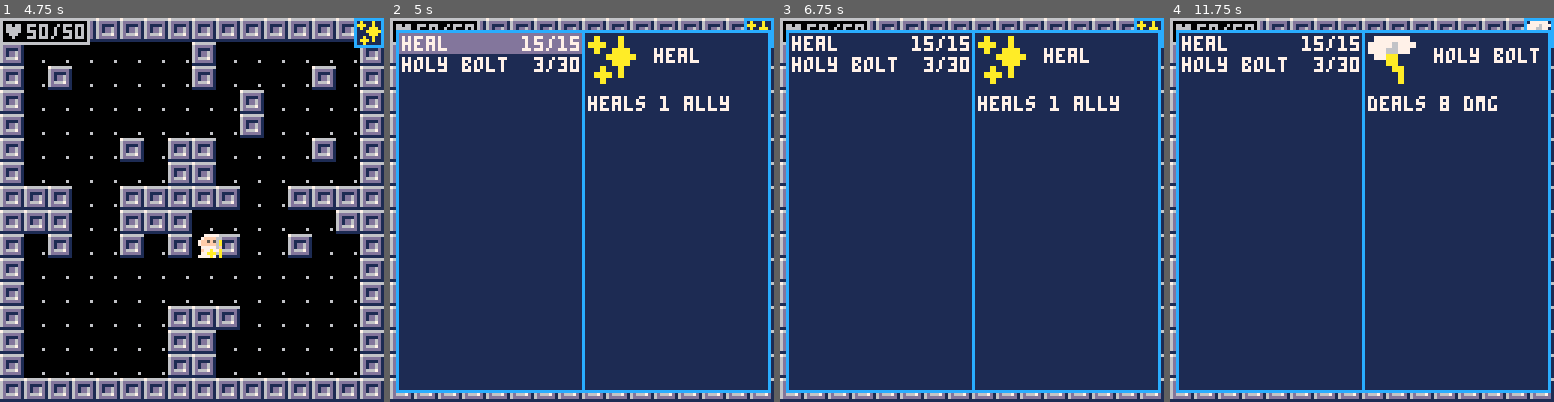
Above: before the commit, frames 1-4 (left to right).
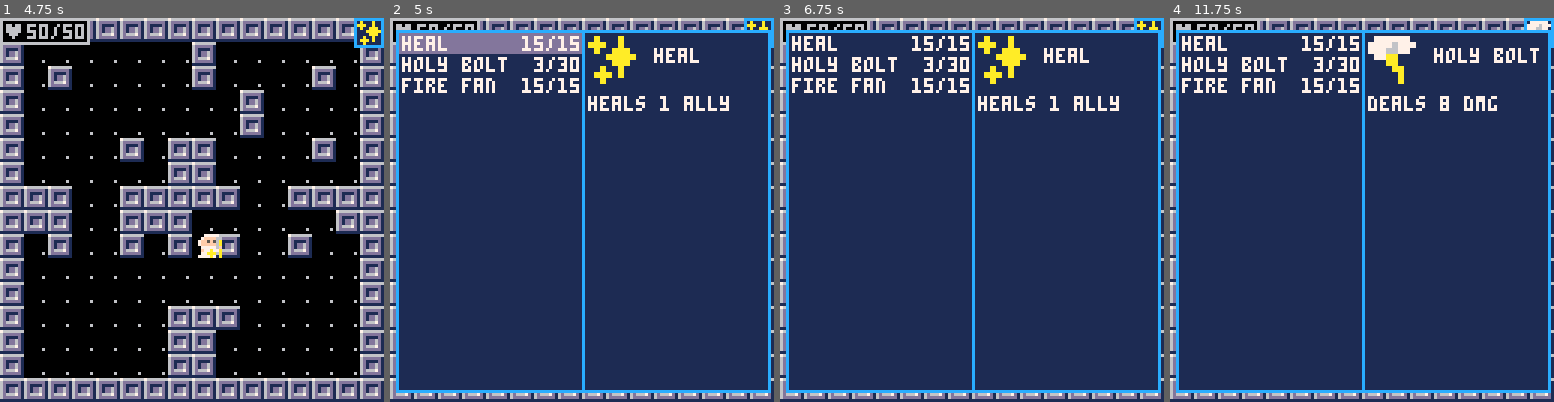
Above: after the commit, the same moments.

Repository: caudilci/pico-wiz
Game: PICO-8 cartridge wiz.p8
Two runs of this game, one before a commit and one after it. Both use one fixed random seed, a clock stepped at 60 frames per second and the inputs below.
Inputs:
- Up to frame 1 (4.75 s): tap X (X key) at 0.33, 1.07, 1.85, 2.97, 4.08 s; tap O (Z key) at 0.7, 1.7, 2.1, 2.5, 2.9, 3.3, 3.7, 4.1, 4.5 s; hold Right 1.6-2.1 s; hold Up 2.15-2.42 s; hold Right 2.47-3.03 s; hold Left 3.08-3.58 s; hold Down 3.63-3.97 s; hold Right 4.02-4.68 s; hold Up from 4.73 s (still down)
- Up to frame 2 (5 s): keep holding Up; tap O (Z key) at 4.9 s
- Up to frame 3 (6.75 s): release Up at 5.03 s; hold Left 5.08-5.68 s; tap X (X key) at 5.2, 6.32 s; tap O (Z key) every 0.4 s from 5.3 to 6.5 s; hold Down 5.73-6.03 s; hold Right 6.08-6.58 s; hold Right from 6.63 s (still down)
- Up to frame 4 (11.75 s): tap O (Z key) every 0.4 s from 6.9 to 11.7 s; release Right at 7.13 s; hold Up 7.18-7.45 s; tap X (X key) every 1.12 s from 7.43 to 10.78 s; hold Right 7.5-8.07 s; hold Left 8.12-8.62 s; hold Down 8.67-9 s; hold Right 9.05-9.72 s; hold Up 9.77-10.07 s; hold Left 10.12-10.72 s; hold Down 10.77-11.07 s; hold Right 11.12-11.62 s

Frame 1 is identical in both runs. In frame 2, 0.7% of the frame differs, in the area x 3-50%, y 15-20%; in frame 3, 0.7%; in frame 4, 0.7%.

Commit message:
added fire fan, get_cone_points not working

Diff:
--- a/wiz.p8
+++ b/wiz.p8
@@ -85,6 +85,7 @@
 	}
 	add(player.spells,spellbook[1])
 	add(player.spells,spellbook[2])
+	add(player.spells,spellbook[3])
 end
 
 function update_player()
@@ -188,7 +189,7 @@
 --  implement array includes func
 
 function fov(x,y,r)
-	function dofov(x,y,px,py,r)
+	local function dofov(x,y,px,py,r)
 		local ox,oy
 		local visible = {}
 		ox=px+0.5
@@ -235,7 +236,7 @@
 end
 
 function normalize(x,y)
-	local magnitude = sqrt(x*x+y*y)
+	local magnitude = flr(sqrt(x*x+y*y))
 	return x/magnitude, y/magnitude
 end
 
@@ -257,6 +258,7 @@
 	return circp
 end
 
+--TODO: do better
 function get_line_points(x1,y1,x2,y2)
 	local path = {{x=x1,y=y1}}
 	local i=2
@@ -266,6 +268,43 @@
 		i+=1
 	end
 	return path
+end
+
+-- only works for radius 2 not sure why
+function get_cone_points(x,y,x1,y1,w)
+	local function inTriangle(x,y,x1,y1,x2,y2,px,py)
+		local s1 = y2-y
+		local s2 = x2-x
+		local s3 = y1-y
+		local s4 = py-y
+		local w1 = (x*s1+s4*s2-px*s1)/(s3*s2-(x1-x)*s1)
+		local w2 = (s4-w1*s4)/s1
+		return w1>=0 and w2 >=0 and (w1+w2)<=1
+	end
+	-- possible algorithm for circle tangent line??
+	local cone = {}
+	local dx = x1-x
+	local dy = y1-y
+	local pdx,pdy = normalize(dy,dx)
+	pdx= pdx*w
+	pdy= pdy*w
+	local fan = {}
+	local ax, ay = getcloser(x,y,x1,y1)
+	local bx, by = x1-pdx, y1+pdy
+	local cx, cy = x1+pdx, y1-pdy
+	local minx = min(ax,min(bx,cx))
+	local maxx = max(ax,max(bx,cx))
+	local miny = min(ay,min(by,cy))
+	local maxy = max(ay,max(by,cy))
+	for i=minx,maxx do
+		for j=miny,maxy do
+			if inTriangle(ax,ay,bx,by,cx,cy,i,j) then
+				add(fan, {x=i,y=j})
+			end
+		end
+	end
+	return fan
+
 end
 
 
@@ -373,7 +412,9 @@
 			target = get_circle_points(targetp.x,targetp.y,player.spells[player.spell_index].radius)
 		elseif player.spells[player.spell_index].spelltype == "bolt" then
 			target = get_line_points(player.x,player.y, targetp.x, targetp.y)
-		end
+		elseif player.spells[player.spell_index].spelltype == "fan" then
+			target = get_cone_points(player.x,player.y,targetp.x,targetp.y,player.spells[player.spell_index].radius)
+			end
 	end
 	if(btnp(4))then
 		reset_range()
@@ -489,6 +530,18 @@
 				range=10,
 				radius=1
 			},
+			{
+				name="fire fan",
+				maxuses=15,
+				uses=15,
+				description="fire but fan",
+				icon={x=32,y=64},
+				ani={},
+				spelltype = spelltypes[3],
+				radius=1.5,
+				mtype="heal",
+				range=4,
+			},
 		}
 end
 __gfx__
@@ -556,14 +609,14 @@
 00000000000000000000000000000000000000000000000000000000000000000000000000000000000000000000000000000000000000000000000000000000
 00000000000000000000000000000000000000000000000000000000000000000000000000000000000000000000000000000000000000000000000000000000
 00000000000000000000000000000000000000000000000000000000000000000000000000000000000000000000000000000000000000000000000000000000
-0a000a000777777000aaaa0000bbbb00000000000000000000000000000000000000000000000000000000000000000000000000000000000000000000000000
-aaa00a00777767770a00a0a00b0000b0000000000000000000000000000000000000000000000000000000000000000000000000000000000000000000000000
-0a00aaa077766770a00aaa0ab000000b000000000000000000000000000000000000000000000000000000000000000000000000000000000000000000000000
-000aaaaa077aa000a000a00ab000000b000000000000000000000000000000000000000000000000000000000000000000000000000000000000000000000000
-0000aaa0000aa000a00a000ab000000b000000000000000000000000000000000000000000000000000000000000000000000000000000000000000000000000
-00a00a000000aa00a0aaa00ab000000b000000000000000000000000000000000000000000000000000000000000000000000000000000000000000000000000
-0aaa0a0000000a000a0a00a00b0000b0000000000000000000000000000000000000000000000000000000000000000000000000000000000000000000000000
-00a0000000000a0000aaaa0000bbbb00000000000000000000000000000000000000000000000000000000000000000000000000000000000000000000000000
+0a000a000777777000aaaa0000bbbb00080800080000000000000000000000000000000000000000000000000000000000000000000000000000000000000000
+aaa00a00777767770a00a0a00b0000b0800080800000000000000000000000000000000000000000000000000000000000000000000000000000000000000000
+0a00aaa077766770a00aaa0ab000000b880880880000000000000000000000000000000000000000000000000000000000000000000000000000000000000000
+000aaaaa077aa000a000a00ab000000b898888980000000000000000000000000000000000000000000000000000000000000000000000000000000000000000
+0000aaa0000aa000a00a000ab000000ba889988a0000000000000000000000000000000000000000000000000000000000000000000000000000000000000000
+00a00a000000aa00a0aaa00ab000000b0a8888a00000000000000000000000000000000000000000000000000000000000000000000000000000000000000000
+0aaa0a0000000a000a0a00a00b0000b000a88a000000000000000000000000000000000000000000000000000000000000000000000000000000000000000000
+00a0000000000a0000aaaa0000bbbb00000aa0000000000000000000000000000000000000000000000000000000000000000000000000000000000000000000
 00000000000000000000000000000000000000000000000000000000000000000000000000000000000000000000000000000000000000000000000000000000
 00000000000000000000000000000000000000000000000000000000000000000000000000000000000000000000000000000000000000000000000000000000
 00000000000000000000000000000000000000000000000000000000000000000000000000000000000000000000000000000000000000000000000000000000
